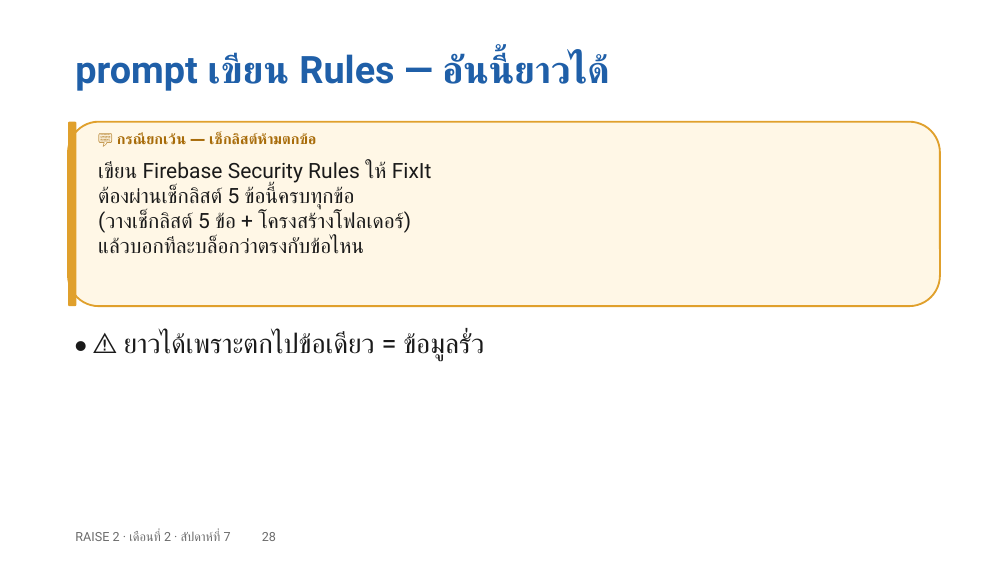
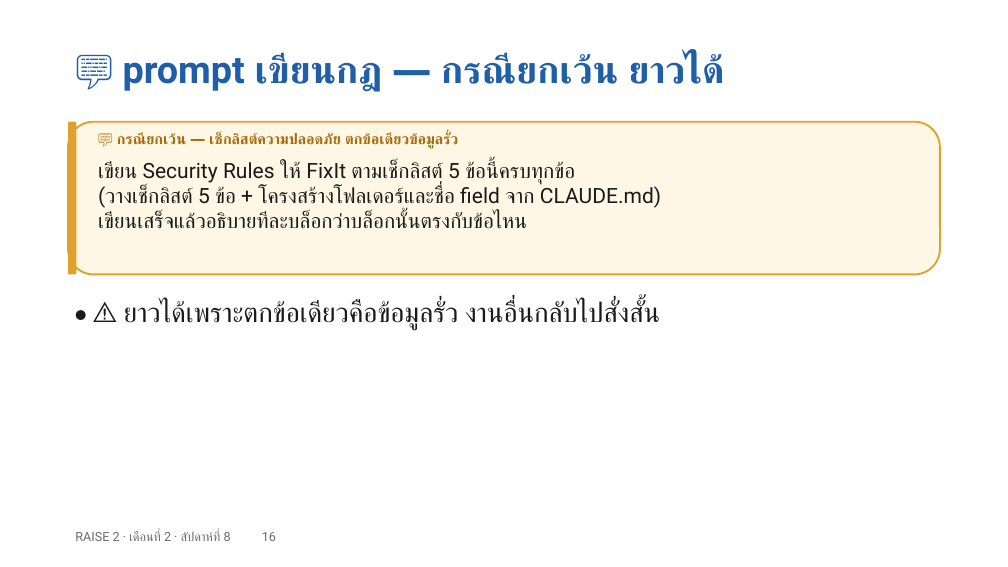
Before and after one commit to cnacha-mfu/raise2-module2, a slide deck: slide 16 of materials/week8/w8-slides.pptx (slide 28 before the commit). Drawn at 1008x567 pixels with LibreOffice and Linux fonts; fonts in the diff are those of the drawing. Boxes give left, top, right and bottom in pixels: in the first picture for what was removed or moved away, otherwise in the second. Text is boxed around its words. In the diff, an @@ line names an element or a change of style, - is before the commit and + after.

```diff
--- a/materials/week8/w8-slides.pptx
+++ b/materials/week8/w8-slides.pptx
@@ text at [123, 53, 722, 92]: text changed @@
-prompt เขียน Rules — อันนี้ยาวได้
+💬 prompt เขียนกฎ — กรณียกเว้น ยาวได้
@@ rounded rectangle: place and size @@
-rounded rectangle at [68, 122, 940, 306]
+rounded rectangle at [68, 122, 940, 274]
@@ rounded rectangle: place and size @@
-rounded rectangle at [68, 122, 76, 306]
+rounded rectangle at [68, 122, 76, 274]
@@ text at [117, 132, 458, 149]: text changed @@
-💬 กรณียกเว้น — เช็กลิสต์ห้ามตกข้อ
+💬 กรณียกเว้น — เช็กลิสต์ความปลอดภัย ตกข้อเดียวข้อมูลรั่ว
@@ text at [98, 161, 661, 229]: text changed @@
-เขียน Firebase Security Rules ให้ FixIt
-ต้องผ่านเช็กลิสต์ 5 ข้อนี้ครบทุกข้อ
-(วางเช็กลิสต์ 5 ข้อ + โครงสร้างโฟลเดอร์)
-แล้วบอกทีละบล็อกว่าตรงกับข้อไหน
+เขียน Security Rules ให้ FixIt ตามเช็กลิสต์ 5 ข้อนี้ครบทุกข้อ
+(วางเช็กลิสต์ 5 ข้อ + โครงสร้างโฟลเดอร์และชื่อ field จาก CLAUDE.md)
+เขียนเสร็จแล้วอธิบายทีละบล็อกว่าบล็อกนั้นตรงกับข้อไหน
@@ text at [124, 301, 660, 330]: text changed @@
-• ⚠️ ยาวได้เพราะตกไปข้อเดียว = ข้อมูลรั่ว
+• ⚠️ ยาวได้เพราะตกข้อเดียวคือข้อมูลรั่ว งานอื่นกลับไปสั่งสั้น
@@ text at [75, 531, 276, 541]: text changed @@
-RAISE 2 · เดือนที่ 2 · สัปดาห์ที่ 7 28
+RAISE 2 · เดือนที่ 2 · สัปดาห์ที่ 8 16
```
Also in this commit, not shown: 45 other slides changed, 23 slides added, 39 slides removed, 24 other files.
